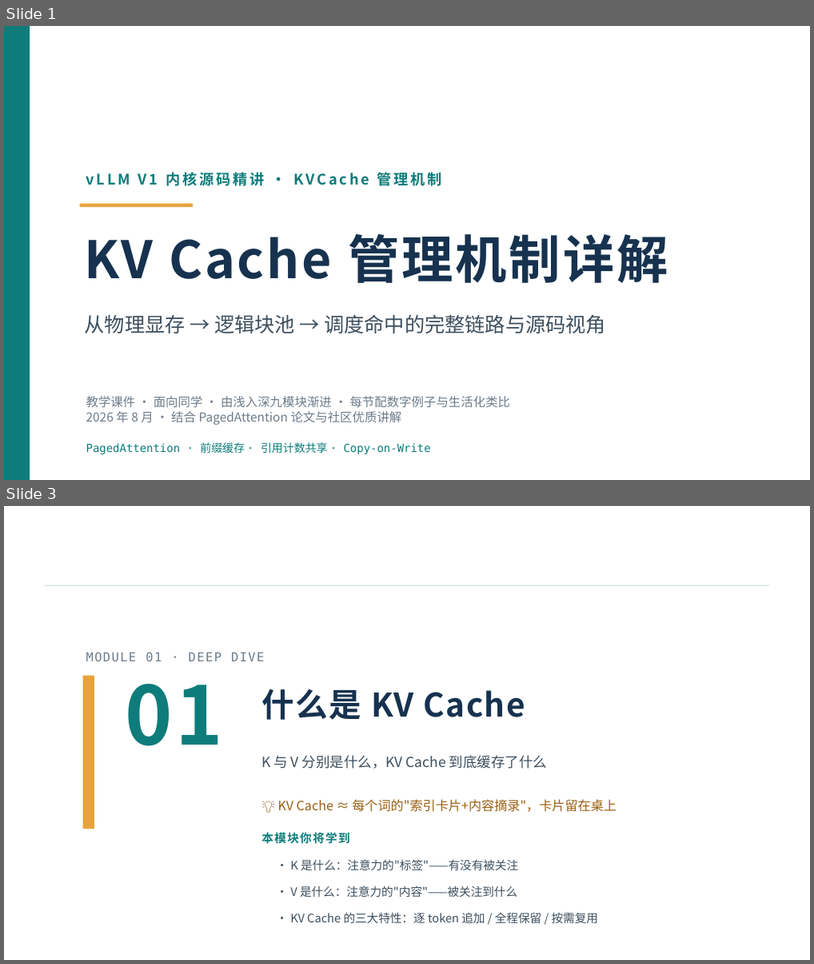
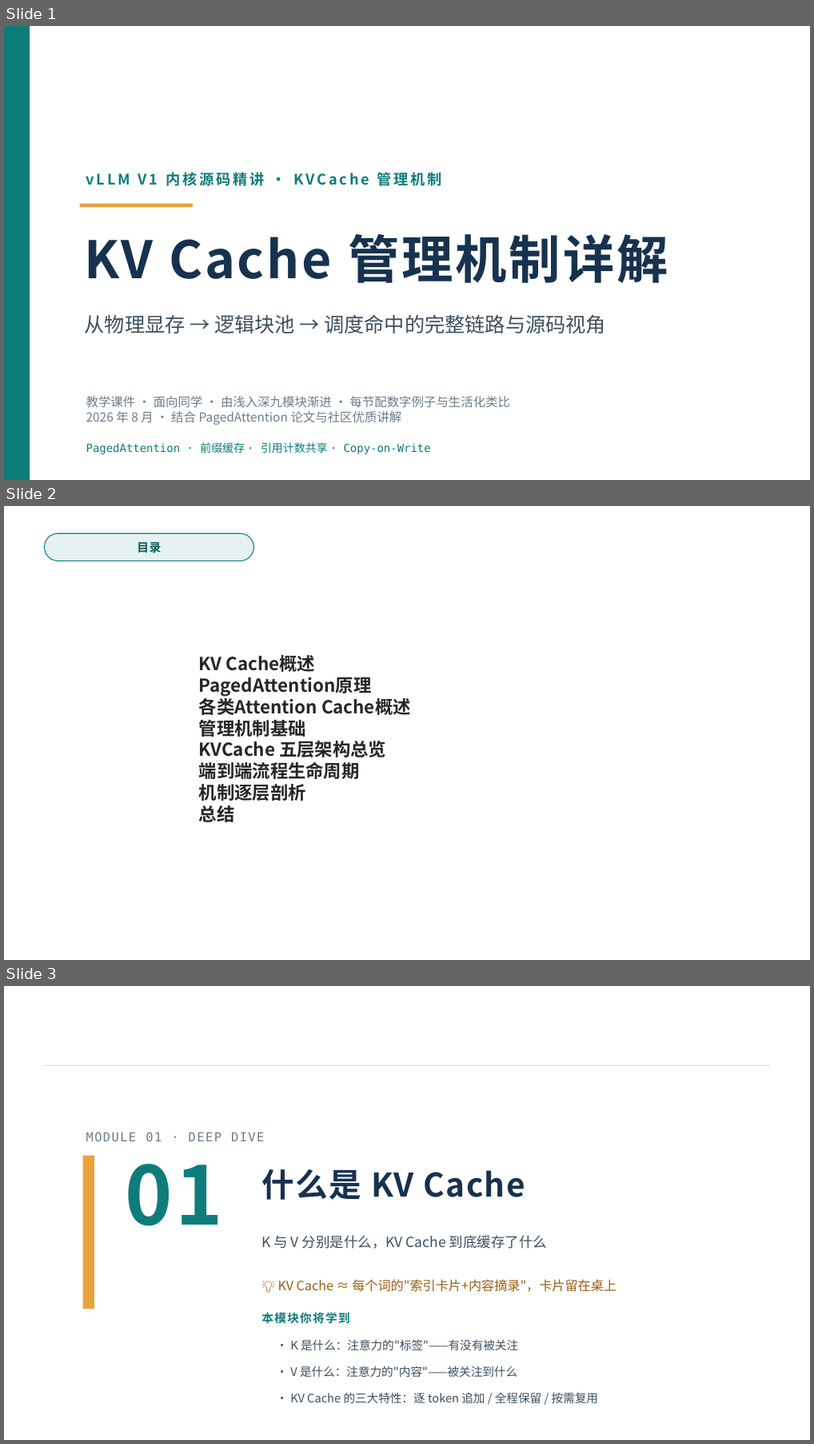
Before and after one commit to GoCHug/vllm, a slide deck: vllm/v1/core/kvcache_ppt/KVCache_管理机制详解.pptx. Shown one above the other, each under a label of ours: slides 1 and 3 before the commit, slides 1, 2 and 3 after it; the slides between them are not shown. The pictures are 814x964 and 814x1444 pixels, drawn with LibreOffice and Linux fonts; fonts in the diff are those of the drawing. Boxes give left, top, right and bottom in pixels: in the first picture for what was removed or moved away, otherwise in the second. Text is boxed around its words. In the diff, an @@ line names an element or a change of style, - is before the commit and + after.

```diff
--- a/vllm/v1/core/kvcache_ppt/KVCache_管理机制详解.pptx
+++ b/vllm/v1/core/kvcache_ppt/KVCache_管理机制详解.pptx
@@ slide 2 added at <box>4,506,810,960</box>, background #FFFFFF @@
@@ rounded rectangle added at <box>44,533,254,561</box>, fill #E6F1F1, outline #0E7C7B 0.75 pt @@
@@ text added at <box>137,542,161,553</box>, 10.5 pt, text #0A5C5B, bold @@
+目录
@@ text added at <box>199,655,411,822</box>, 16 pt, text #262626, bold @@
+1. KV Cache概述
+2. PagedAttention原理
+3. 各类Attention Cache概述
+4. 管理机制基础
+5. KVCache 五层架构总览
+6. 端到端流程生命周期
+7. 机制逐层剖析
+8. 总结
```
Also in this commit, not shown: 1 slide removed, 5 other files.
